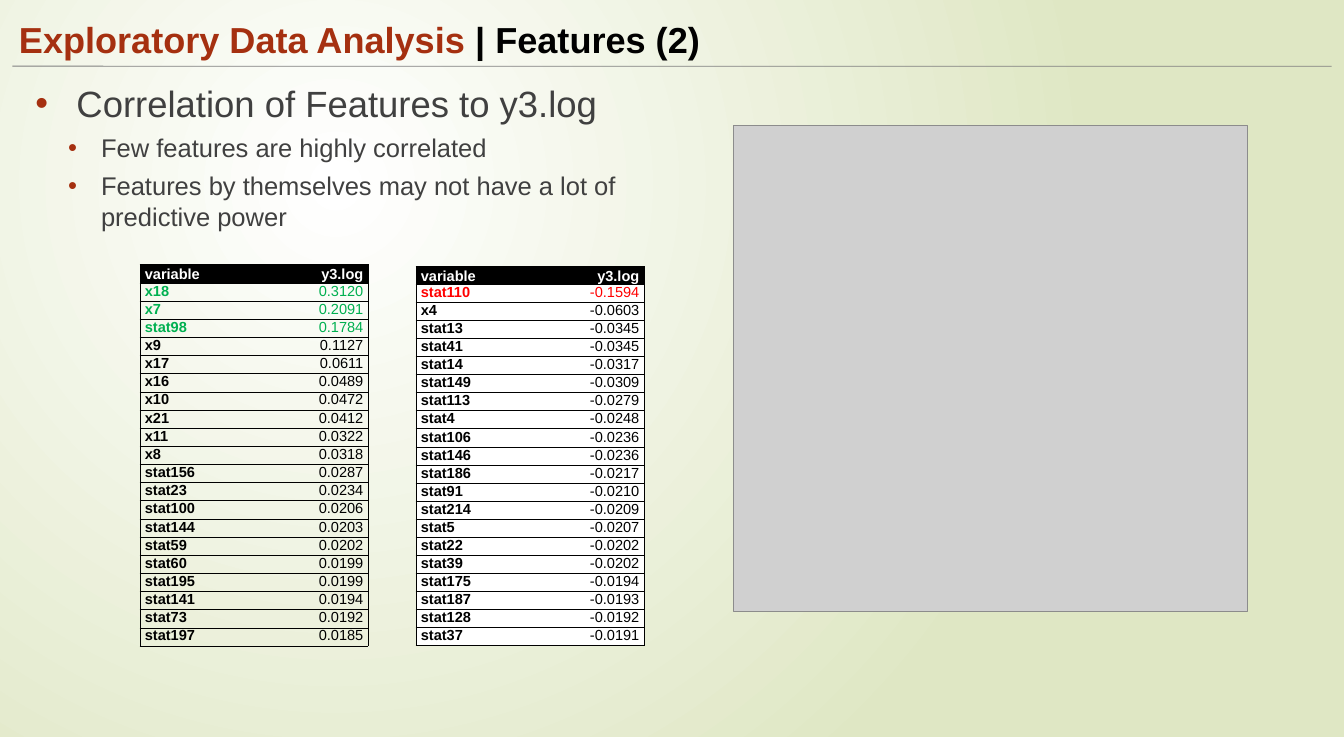
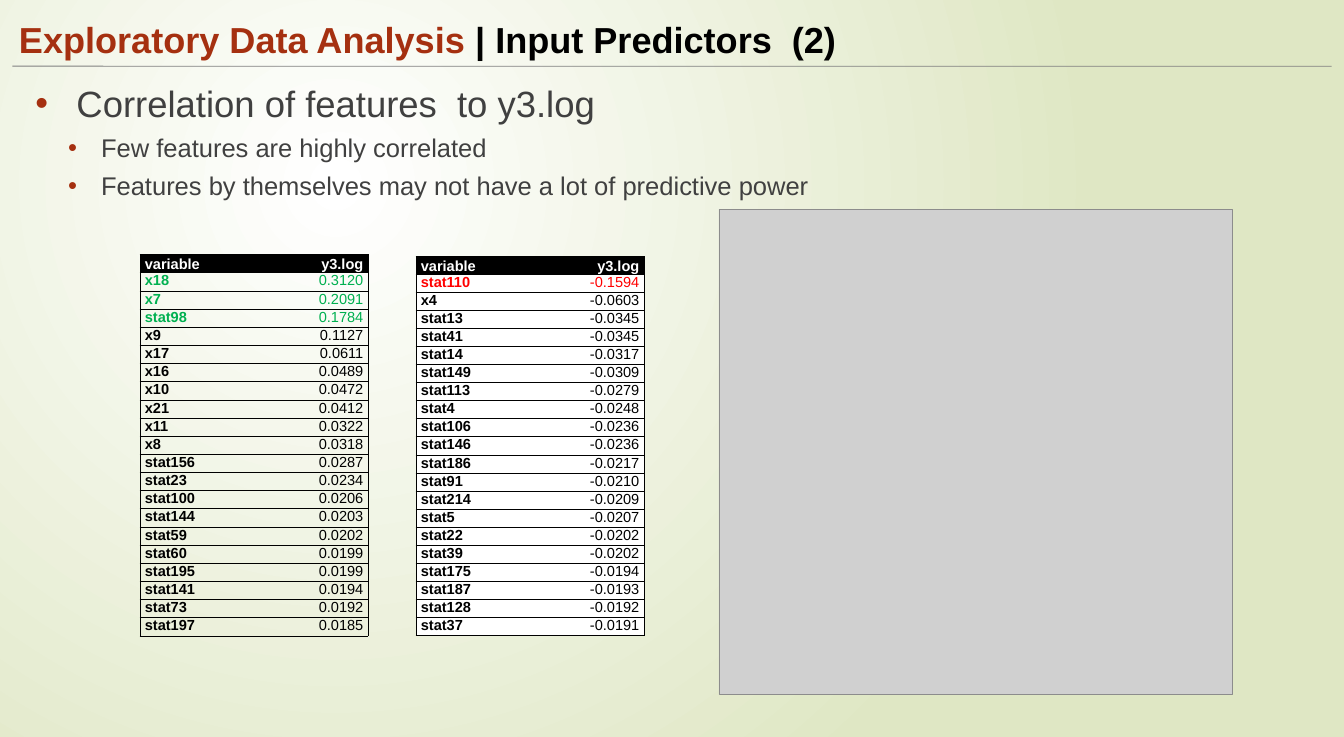
Before and after one commit to ngupta23/DS6372-PredictingPerformanceIntegratedCircuits1, a slide deck: slide 8 of Presentation/MSDS6372_Project1_Presentation.pptx. Drawn at 1344x737 pixels with LibreOffice and Linux fonts; fonts in the diff are those of the drawing; grey boxes stand for pictures. Boxes give left, top, right and bottom in pixels: in the first picture for what was removed or moved away, otherwise in the second. Text is boxed around its words. In the diff, an @@ line names an element or a change of style, - is before the commit and + after.

```diff
--- a/Presentation/MSDS6372_Project1_Presentation.pptx
+++ b/Presentation/MSDS6372_Project1_Presentation.pptx
@@ title at [19,26,836,60]: text changed @@
-Exploratory Data Analysis | Features (2)
+Exploratory Data Analysis | Input Predictors (2)
@@ text at [76,90,595,124]: text changed @@
-• Correlation of Features to y3.log
+• Correlation of features to y3.log
@@ picture: place and size @@
-picture at [733,125,1247,611]
+picture at [719,209,1233,694]
@@ table: place and size @@
-table at [140,265,368,646]
+table at [140,255,368,636]
@@ table: place and size @@
-table at [416,267,645,646]
+table at [416,256,645,636]
```
Also in this commit, not shown: 6 other slides changed.
